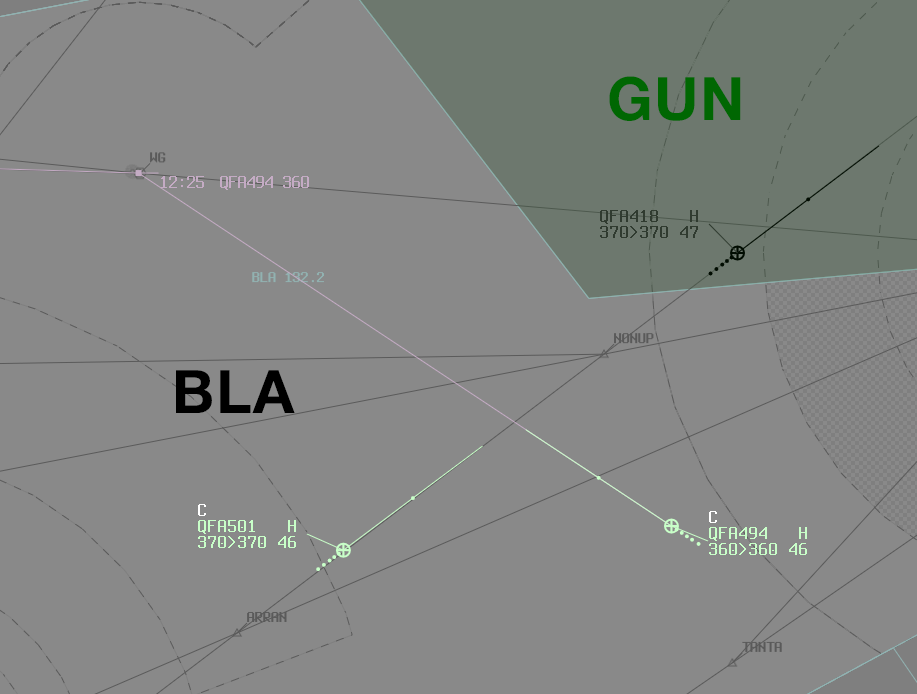
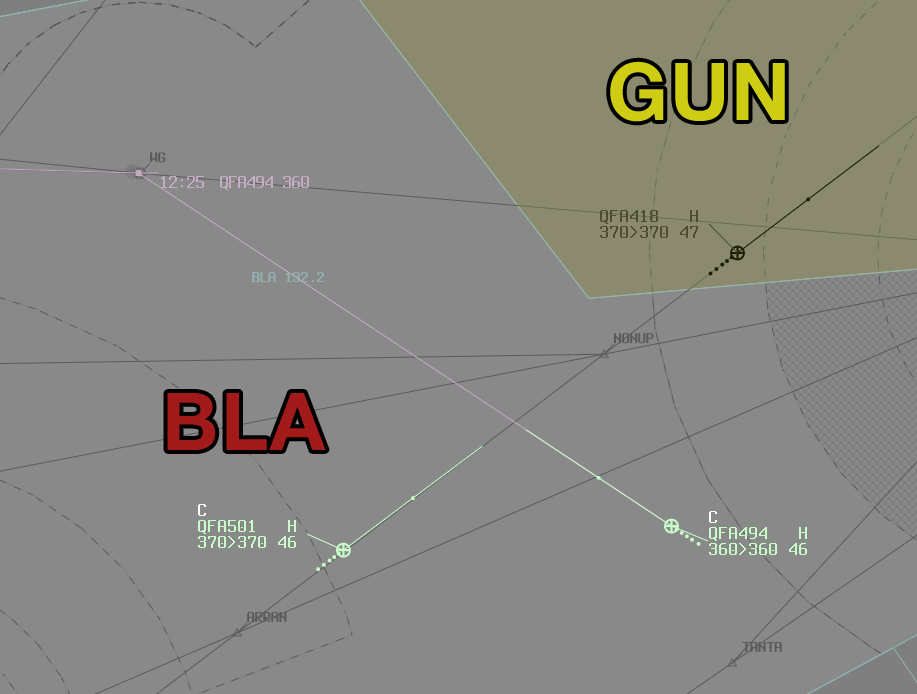
Two versions of the same layered image (917×694). Layer-by-layer changes:
added group "Labels" with 2 layers above "Shape 1" over [167, 61, 785, 450]
moved "BLA" into group "Labels", painted on it over [167, 370, 326, 450]
moved "GUN" into group "Labels", painted on it over [609, 61, 785, 122]
painted on "Shape 1" over [359, 0, 917, 298]
